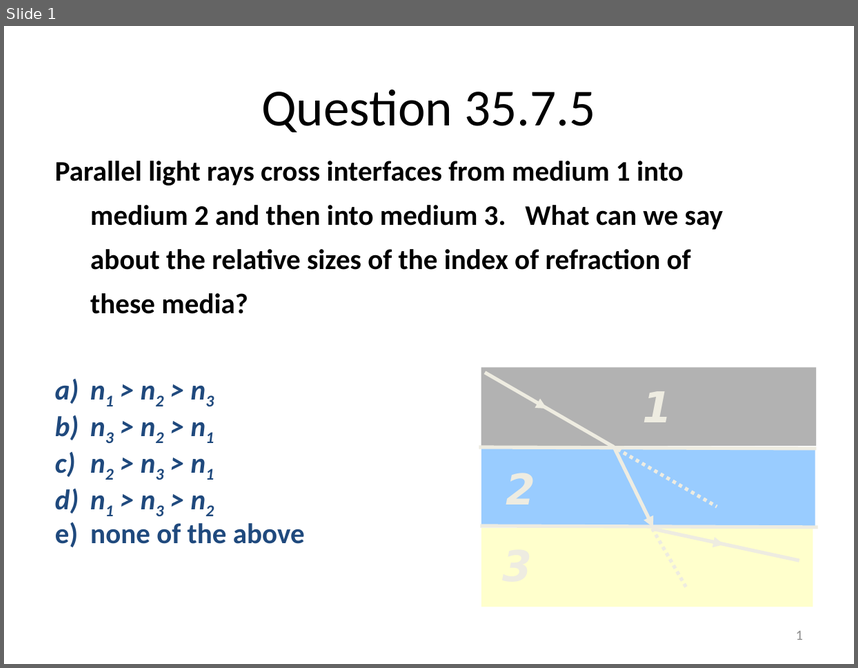
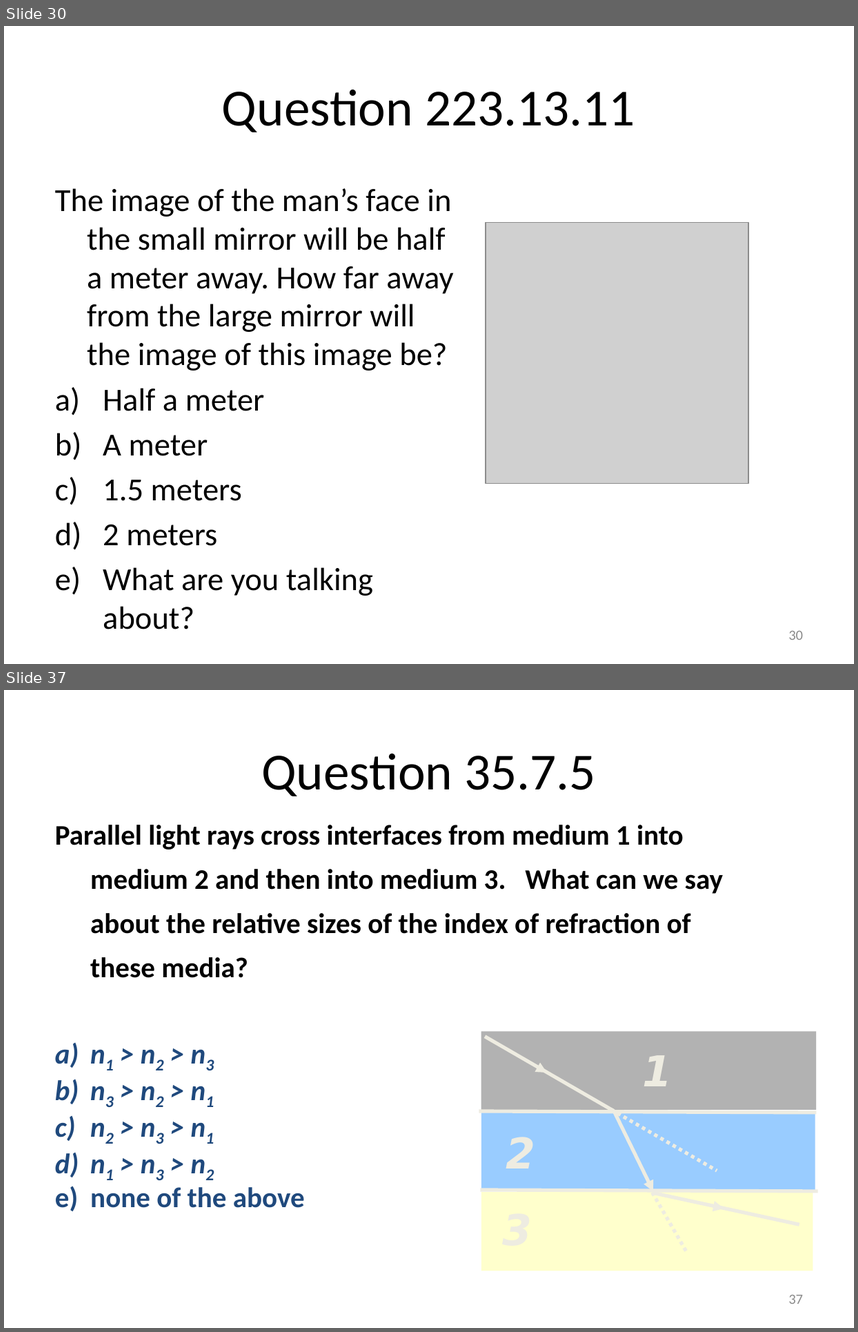
Before and after one commit to rtlines/Introductory-Physics-II, a slide deck: Lecture_Slides/PH 123 Lecture 15.pptx. Shown one above the other, each under a label of ours: slide 1 before the commit, slides 30 and 37 after it; the slides between them are not shown. The pictures are 858x668 and 858x1332 pixels, drawn with LibreOffice and Linux fonts; fonts in the diff are those of the drawing; grey boxes stand for pictures. Boxes give left, top, right and bottom in pixels: in the first picture for what was removed or moved away, otherwise in the second. Text is boxed around its words. In the diff, an @@ line names an element or a change of style, - is before the commit and + after.

```diff
--- a/Lecture_Slides/PH 123 Lecture 15.pptx
+++ b/Lecture_Slides/PH 123 Lecture 15.pptx
@@ slide 30 added at (4,26,854,664), background #FFFFFF @@
@@ title added at (222,89,635,132), 44 pt, text #000000 @@
+Question 223.13.11
@@ text added at (55,188,453,595), 27.2 pt, text #000000 @@
+The image of the man’s face in the small mirror will be half a meter away. How far away from the large mirror will the image of this image be?
+a) Half a meter
+b) A meter
+c) 1.5 meters
+d) 2 meters
+e) What are you talking about?
@@ picture added at (486,223,749,483) @@
@@ page number added at (789,630,803,639), 12 pt, text #8C8C8C @@
+30
@@ what was slide 1 is now slide 37 @@
@@ page number at (789,1294,803,1303): text changed @@
-1
+37
```
Also in this commit, not shown: 35 other slides added, 26 other files.
